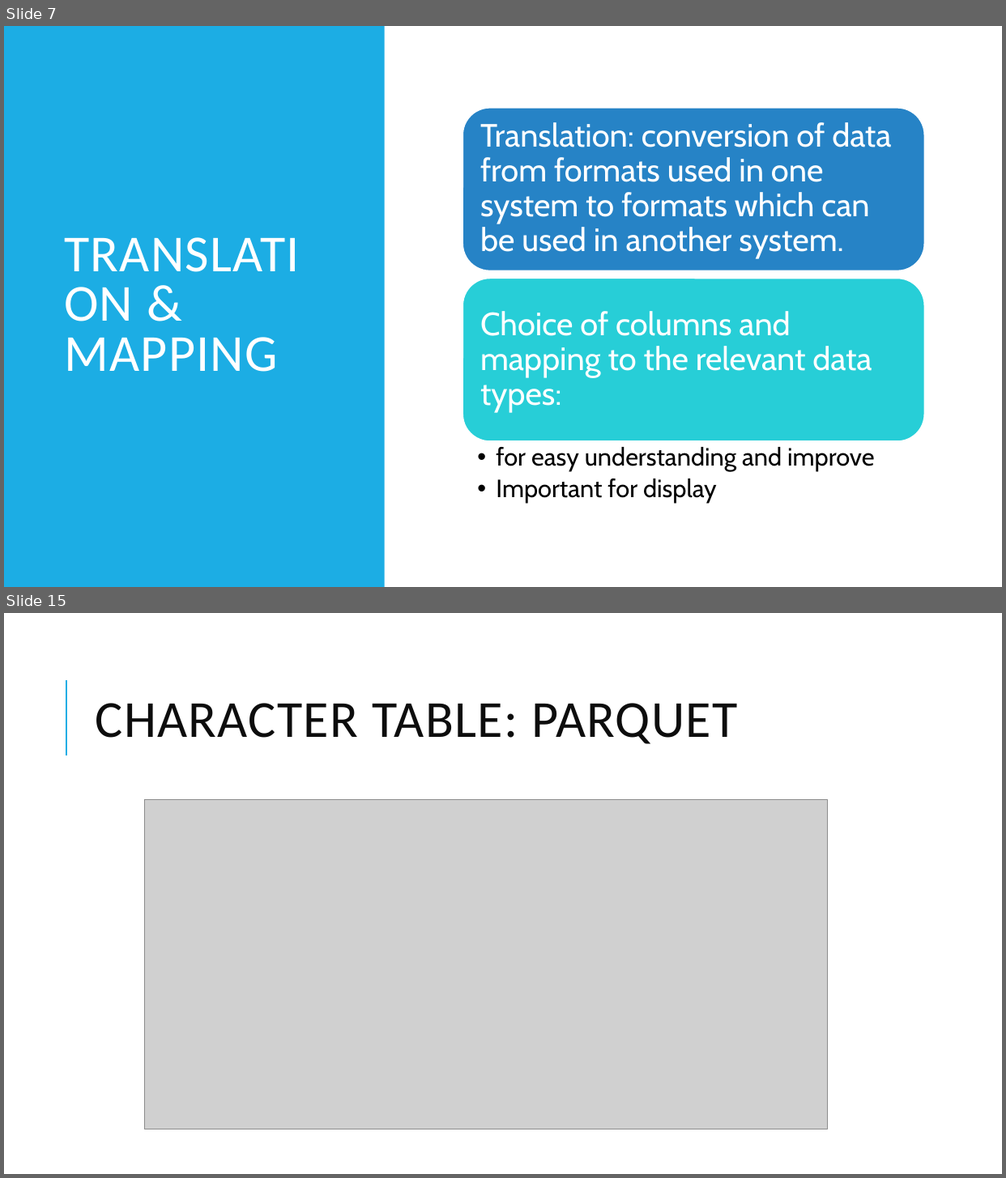
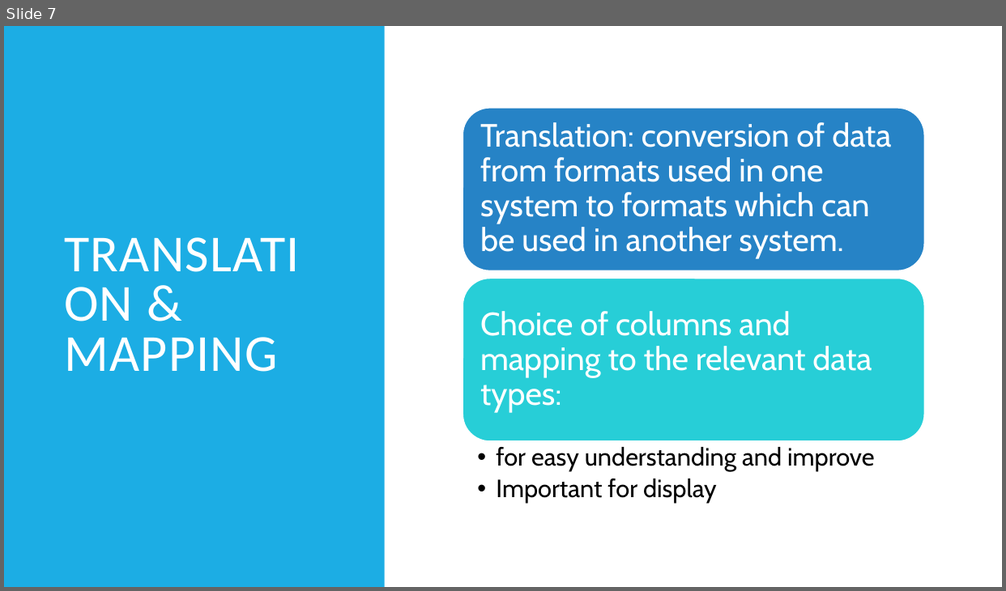
Before and after one commit to KyoldFusion/IMDB-Netflix-, a slide deck: PROJECT 2.pptx. Shown one above the other, each under a label of ours: slides 7 and 15 before the commit, slide 7 after it; the slides between them are not shown. The pictures are 1006x1178 and 1006x591 pixels, drawn with LibreOffice and Linux fonts; fonts in the diff are those of the drawing; grey boxes stand for pictures. Boxes give left, top, right and bottom in pixels: in the first picture for what was removed or moved away, otherwise in the second. Text is boxed around its words. In the diff, an @@ line names an element or a change of style, - is before the commit and + after.

```diff
--- a/PROJECT 2.pptx
+++ b/PROJECT 2.pptx
@@ slide 15 removed at [4,613,1002,1174], background #FFFFFF @@
@@ line removed from (66, 756) to (66, 680) @@
@@ title removed at [96,703,737,744] @@
-CHARACTER TABLE: PARQUET
@@ picture removed at [144,800,827,1130] @@
```
Also in this commit, not shown: 7 slides changed, 2 other slides removed.
